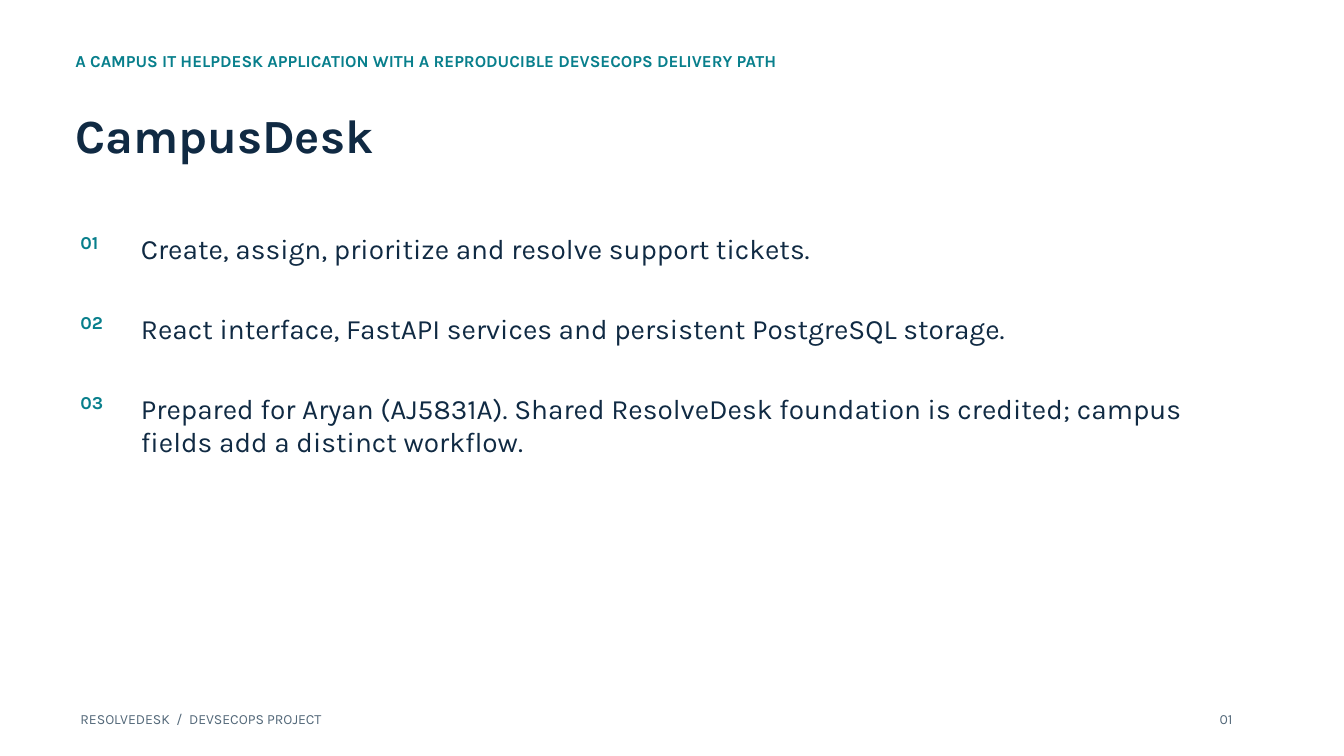
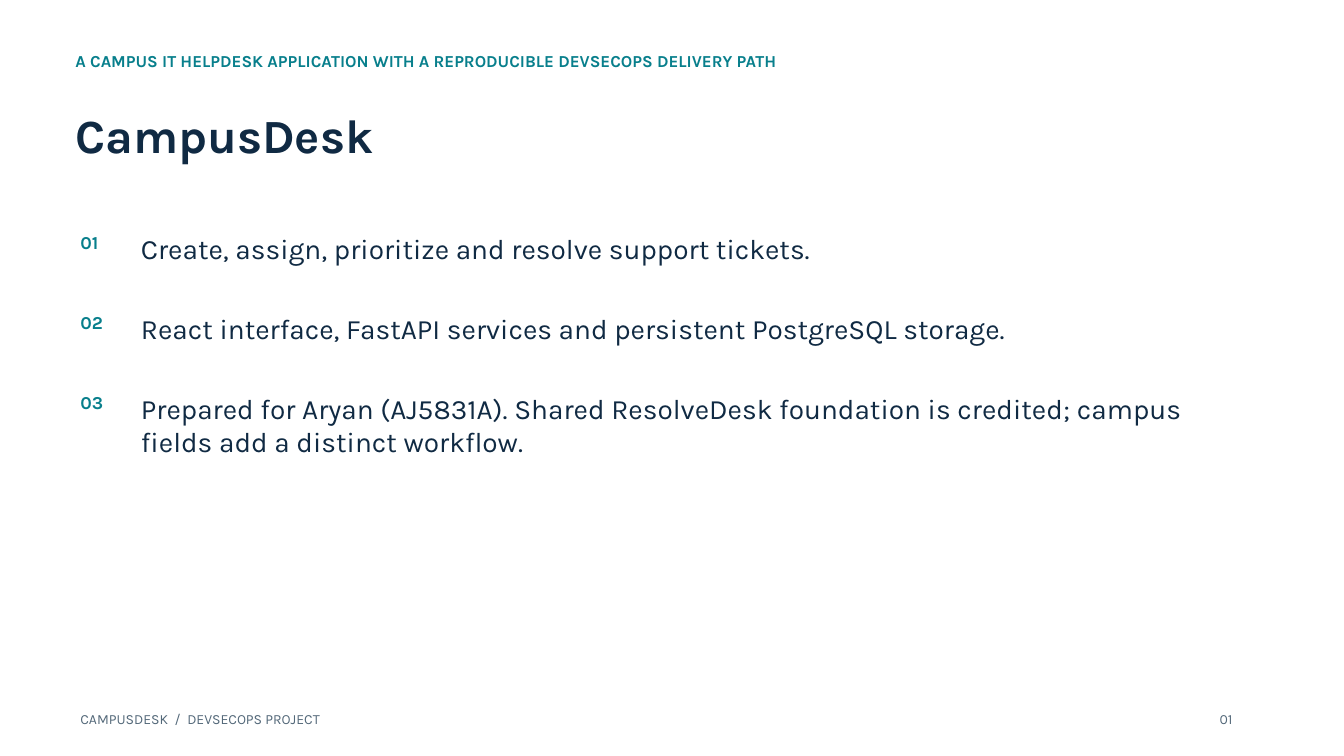
Before and after one commit to AJ5831A/campusdesk-devsecops, a slide deck: slide 1 of demo/presentation.pptx. Drawn at 1344x756 pixels with LibreOffice and Linux fonts; fonts in the diff are those of the drawing. Boxes give left, top, right and bottom in pixels: in the first picture for what was removed or moved away, otherwise in the second. Text is boxed around its words. In the diff, an @@ line names an element or a change of style, - is before the commit and + after.

Commit message:
Record shared infrastructure recovery and prepare reproducible campus walkthrough

```diff
--- a/demo/presentation.pptx
+++ b/demo/presentation.pptx
@@ text at (x1=80, y1=715, x2=319, y2=724): text changed @@
-RESOLVEDESK / DEVSECOPS PROJECT
+CAMPUSDESK / DEVSECOPS PROJECT
```
Also in this commit, not shown: 9 other slides changed, 15 other files.
